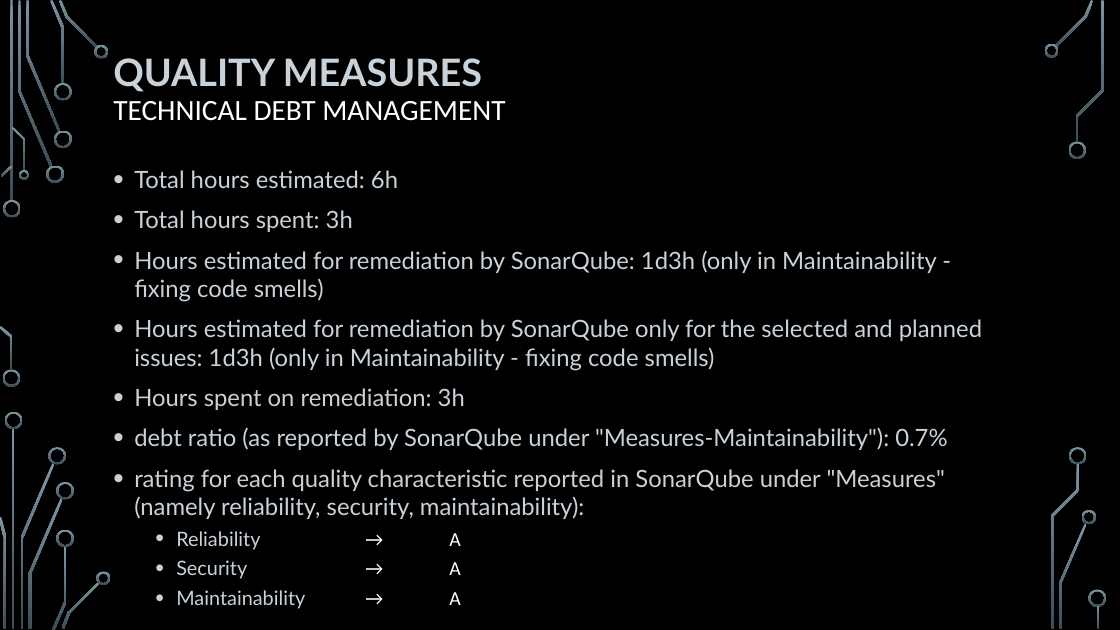
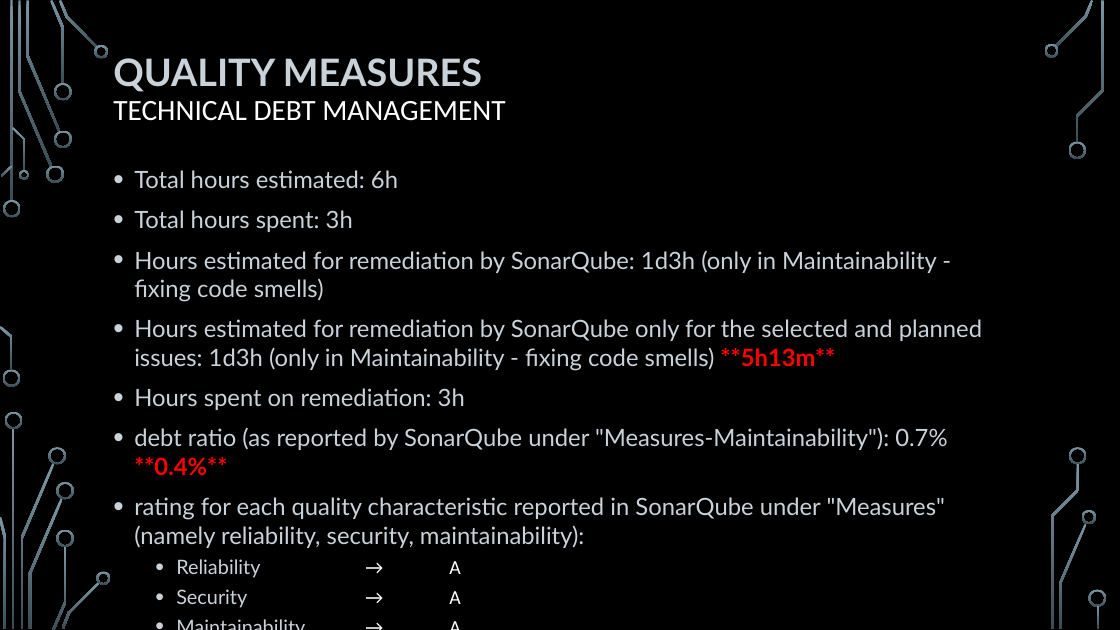
Before and after one commit to HeydarliAtabay/SolidarityPurchasingGroup, a slide deck: slide 11 of Retrospective/Sprint 1 - Retrospective.pptx. Drawn at 1120x630 pixels with LibreOffice and Linux fonts; fonts in the diff are those of the drawing; background and template pictures are left out. Boxes give left, top, right and bottom in pixels: in the first picture for what was removed or moved away, otherwise in the second. Text is boxed around its words. In the diff, an @@ line names an element or a change of style, - is before the commit and + after.

```diff
--- a/Retrospective/Sprint 1 - Retrospective.pptx
+++ b/Retrospective/Sprint 1 - Retrospective.pptx
@@ text at box(134, 319, 982, 371): text changed @@
-• Hours estimated for remediation by SonarQube only for the selected and planned issues: 1d3h (only in Maintainability - fixing code smells)
+• Hours estimated for remediation by SonarQube only for the selected and planned issues: 1d3h (only in Maintainability - fixing code smells) **5h13m**
@@ text at box(134, 427, 947, 476): text changed @@
-• debt ratio (as reported by SonarQube under "Measures-Maintainability"): 0.7%
+• debt ratio (as reported by SonarQube under "Measures-Maintainability"): 0.7% **0.4%**
```
Also in this commit, not shown: 1 other file.
